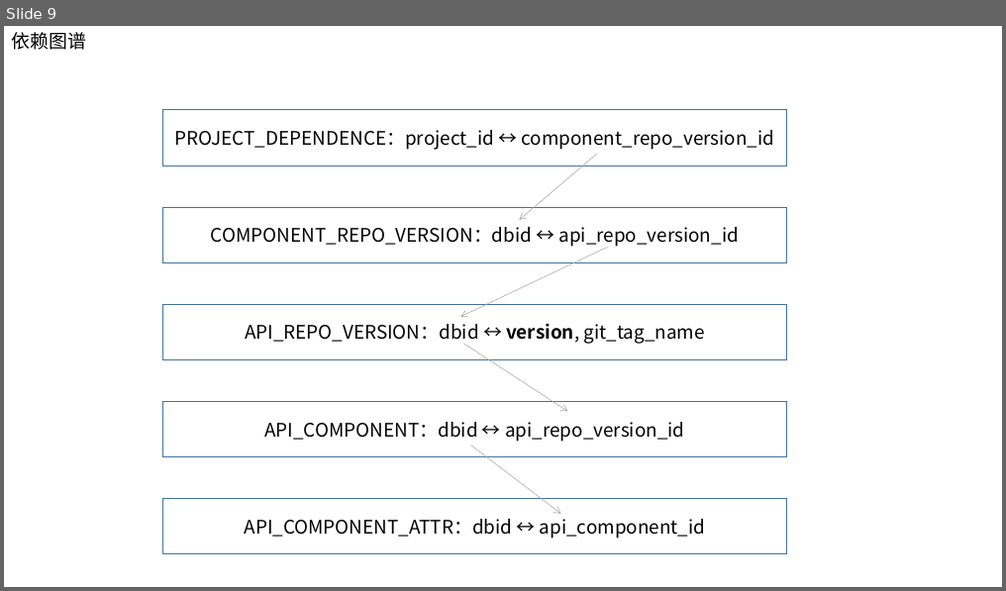
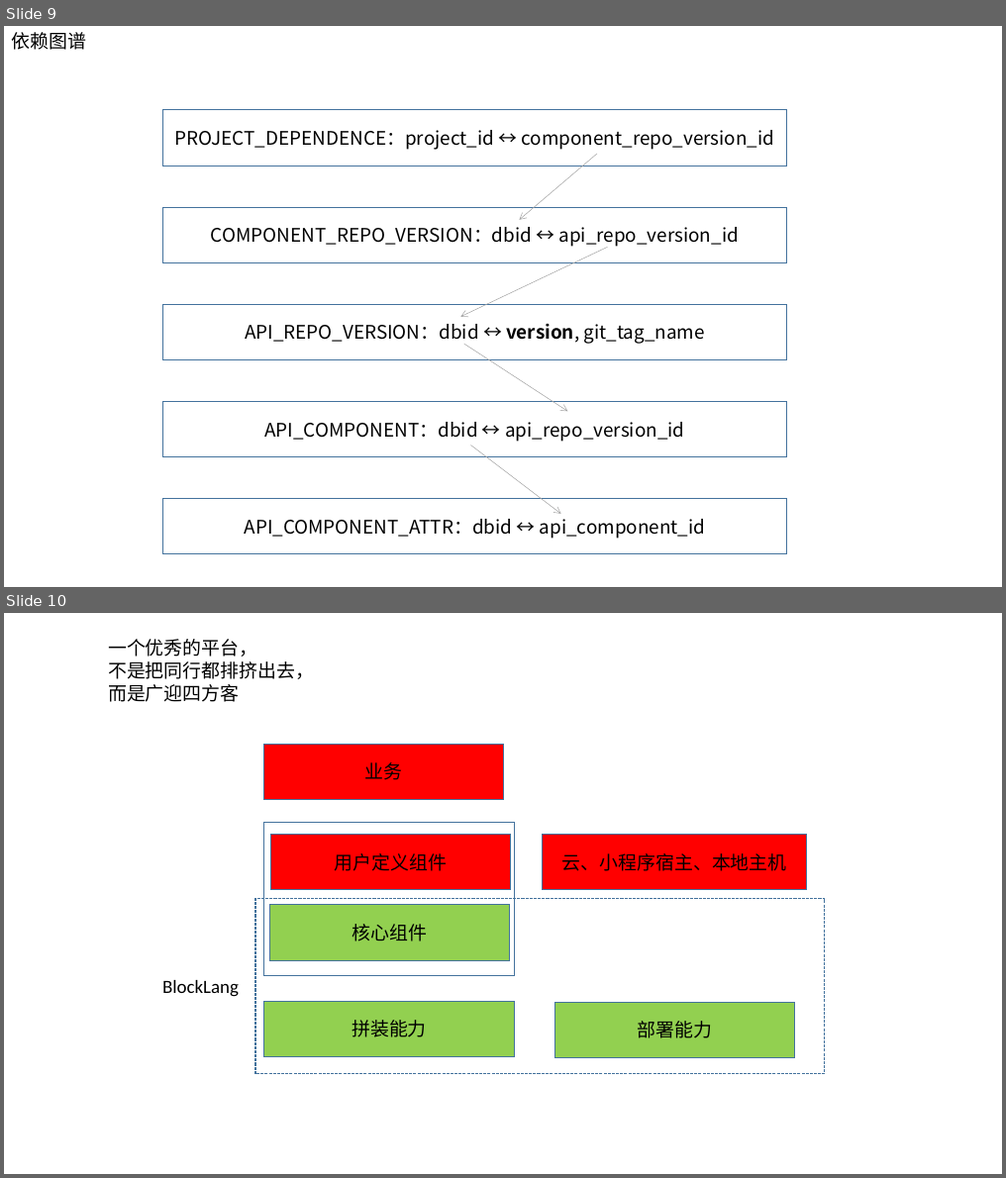
Before and after one commit to blocklang/blocklang.com, a slide deck: docs/spec/BlockLang.pptx. Shown one above the other, each under a label of ours: slide 9 before the commit, slides 9 and 10 after it. The pictures are 1006x591 and 1006x1178 pixels, drawn with LibreOffice and Linux fonts; fonts in the diff are those of the drawing. Boxes give left, top, right and bottom in pixels: in the first picture for what was removed or moved away, otherwise in the second. Text is boxed around its words. In the diff, an @@ line names an element or a change of style, - is before the commit and + after.

```diff
--- a/docs/spec/BlockLang.pptx
+++ b/docs/spec/BlockLang.pptx
@@ slide 10 added at box(4, 613, 1002, 1174), background #FFFFFF @@
@@ text added at box(108, 639, 314, 702), 18 pt, text #000000 @@
+一个优秀的平台，
+不是把同行都排挤出去，
+而是广迎四方客
@@ rectangle added at box(264, 744, 504, 799), fill #FF0000, outline #43739E 1 pt, 18 pt, text #000000 @@
+业务
@@ rectangle added at box(264, 822, 515, 975), outline #43739E 1 pt @@
@@ rectangle added at box(271, 835, 511, 890), fill #FF0000, outline #43739E 1 pt, 18 pt, text #000000 @@
+用户定义组件
@@ rectangle added at box(543, 835, 807, 890), fill #FF0000, outline #43739E 1 pt, 18 pt, text #000000 @@
+云、小程序宿主、本地主机
@@ rectangle added at box(255, 899, 826, 1075), outline #43739E 1 pt dashed @@
@@ rectangle added at box(269, 905, 509, 960), fill #92D050, outline #43739E 1 pt, 18 pt, text #000000 @@
+核心组件
@@ text added at box(162, 980, 239, 997), 18 pt, text #000000 @@
+BlockLang
@@ rectangle added at box(264, 1001, 515, 1057), fill #92D050, outline #43739E 1 pt, 18 pt, text #000000 @@
+拼装能力
@@ rectangle added at box(555, 1002, 795, 1058), fill #92D050, outline #43739E 1 pt, 18 pt, text #000000 @@
+部署能力
```
Also in this commit, not shown: 14 other files.
